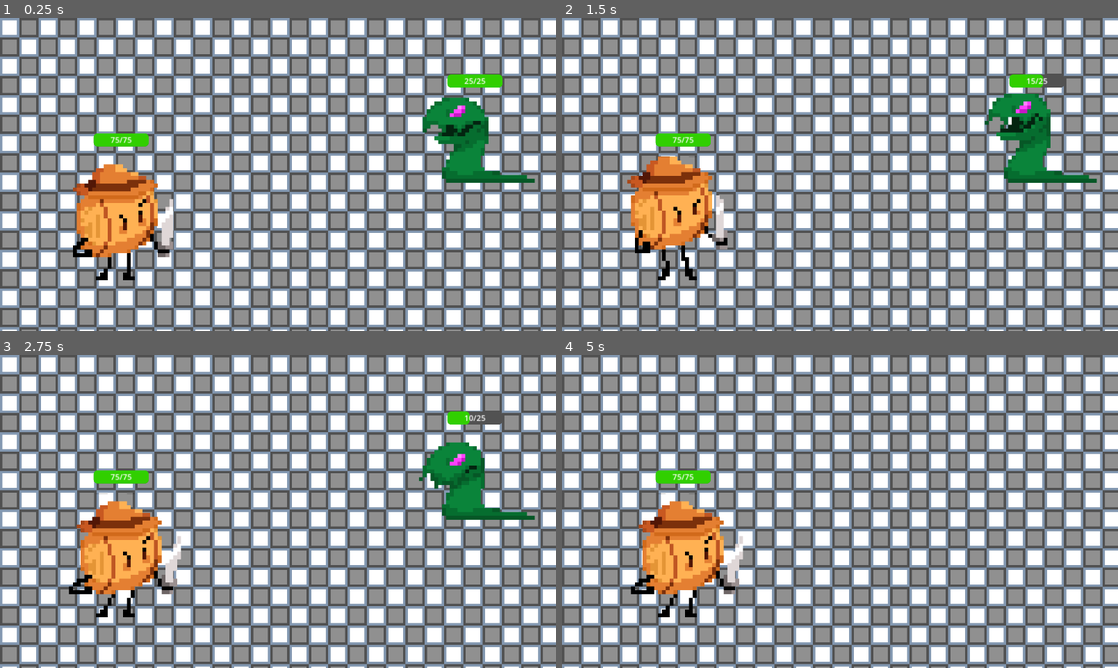
Above: before the commit, frames 1-4 (two rows, left to right).
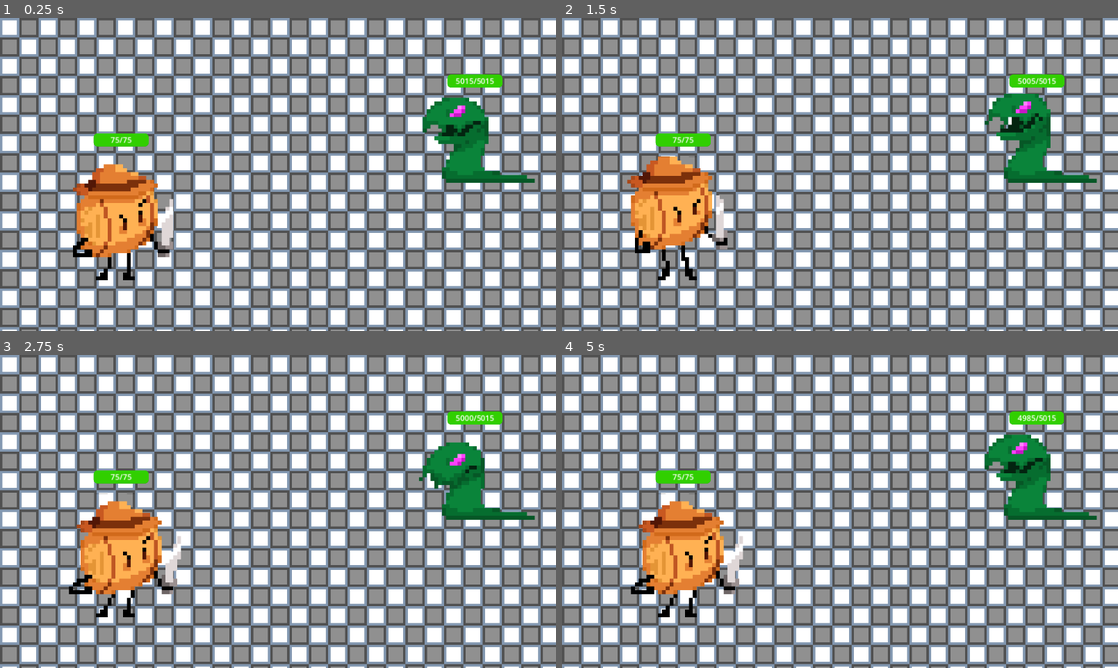
Above: after the commit, the same moments.

Repository: Neoloxal/CAMPQUESTGameYay
Game: Godot game, scene res://Scenes/main.tscn
The game is run twice, just before and just after one commit, with the same random seed, the same clock (stepped at 60 frames per second) and the same inputs.
Inputs:
- Up to frame 1 (0.25 s): no input
- Up to frame 2 (1.5 s): tap Space (Use) at 0.6, 1.35 s
- Up to frame 3 (2.75 s): tap Space (Use) at 2.1 s
- Up to frame 4 (5 s): tap Enter at 2.75 s; tap Space (Use) at 2.85, 3.6, 4.35 s

The runs differ from the first frame. In frame 1, less than 0.1% of the frame differs, in the area x 82-89%, y 19-22%; in frame 2, 0.2%; in frame 3, 0.3%; in frame 4, 2.9%, in the area x 76-97%, y 18-53%.

Commit message:
Added Crit

Diff:
--- a/Scenes/main.tscn
+++ b/Scenes/main.tscn
@@ -14,11 +14,13 @@
 Yoffset = -80
 MaxHP = 75
 Strength = 4
+Sharpness = 2
 
 [node name="Enemy" parent="." groups=["Enemy"] instance=ExtResource("2_4np33")]
 position = Vector2(988, 213)
 Name = "Carpent"
 MaxHP = 25
+Level = 999
 HPPL = 5
 
 [node name="CanvasLayer" type="CanvasLayer" parent="."]
--- /dev/null
+++ b/Scripts/Global/Utils.gd
@@ -0,0 +1,3 @@
+extends Node
+
+var rng = RandomNumberGenerator.new()
--- a/Scripts/character.gd
+++ b/Scripts/character.gd
@@ -8,16 +8,33 @@
 @onready var HP = MaxHP
 @export_category("Stats")
 @export var Strength = 0
+@export var Sharpness = 0
+@onready var CritChance = int(round((1 - pow(0.99, float(Sharpness))) * 100))
+
+func print_damage(enemy,damage:int,crit:bool):
+	# DMG MUST BE MULTIPLIED IN FUNC!!!!!!!
+	if crit:
+		print_rich("CRIT! {DMG} DMG!
+{Name} ({Level}): [color=#FF0000]{HP}/{MaxHP}[/color] {Status}"
+		.format({"DMG":damage,
+		"Name":enemy.Name, "Level":enemy.Level, "HP":enemy.HP, "MaxHP":enemy.MaxHP, "Status":enemy.get_status()}))
+	else:
+		print_rich("{DMG} DMG!
+{Name} ({Level}): [color=#FF0000]{HP}/{MaxHP}[/color] {Status}"
+		.format({"DMG":damage,
+		"Name":enemy.Name, "Level":enemy.Level, "HP":enemy.HP, "MaxHP":enemy.MaxHP, "Status":enemy.get_status()}))
 
 func basic_attack():
 	var Enemys = get_tree().get_nodes_in_group("Enemy")
 	for enemy in Enemys:
+		var isCrit = false
+		if Utils.rng.randi_range(0,100) <= CritChance:
+			isCrit = true
 		var dmg = Strength - (enemy.Defense - 1)
+		if isCrit:
+			dmg *= 2
 		enemy.HP -= dmg
-		print_rich("{DMG} DMG!
-{Name} ({Level}): [color=#FF0000]{HP}/{MaxHP}[/color] {Status}"
-		.format({"DMG":dmg,
-		"Name":enemy.Name, "Level":enemy.Level, "HP":enemy.HP, "MaxHP":enemy.MaxHP, "Status":enemy.get_status()}))
+		print_damage(enemy,dmg,isCrit)
 
 func _ready():
 	%Animator.play("{Name}Idle".format({"Name":Name}))
--- a/project.godot
+++ b/project.godot
@@ -15,6 +15,10 @@
 config/features=PackedStringArray("4.2", "Forward Plus")
 config/icon="res://texture/logo.png"
 
+[autoload]
+
+Utils="*res://Scripts/Global/Utils.gd"
+
 [display]
 
 window/stretch/mode="canvas_items"
